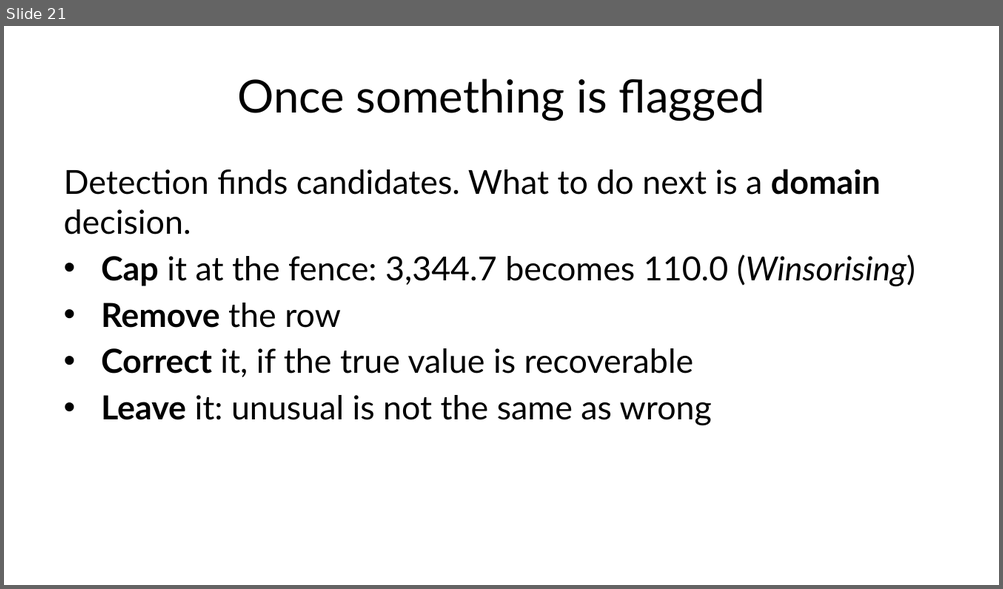
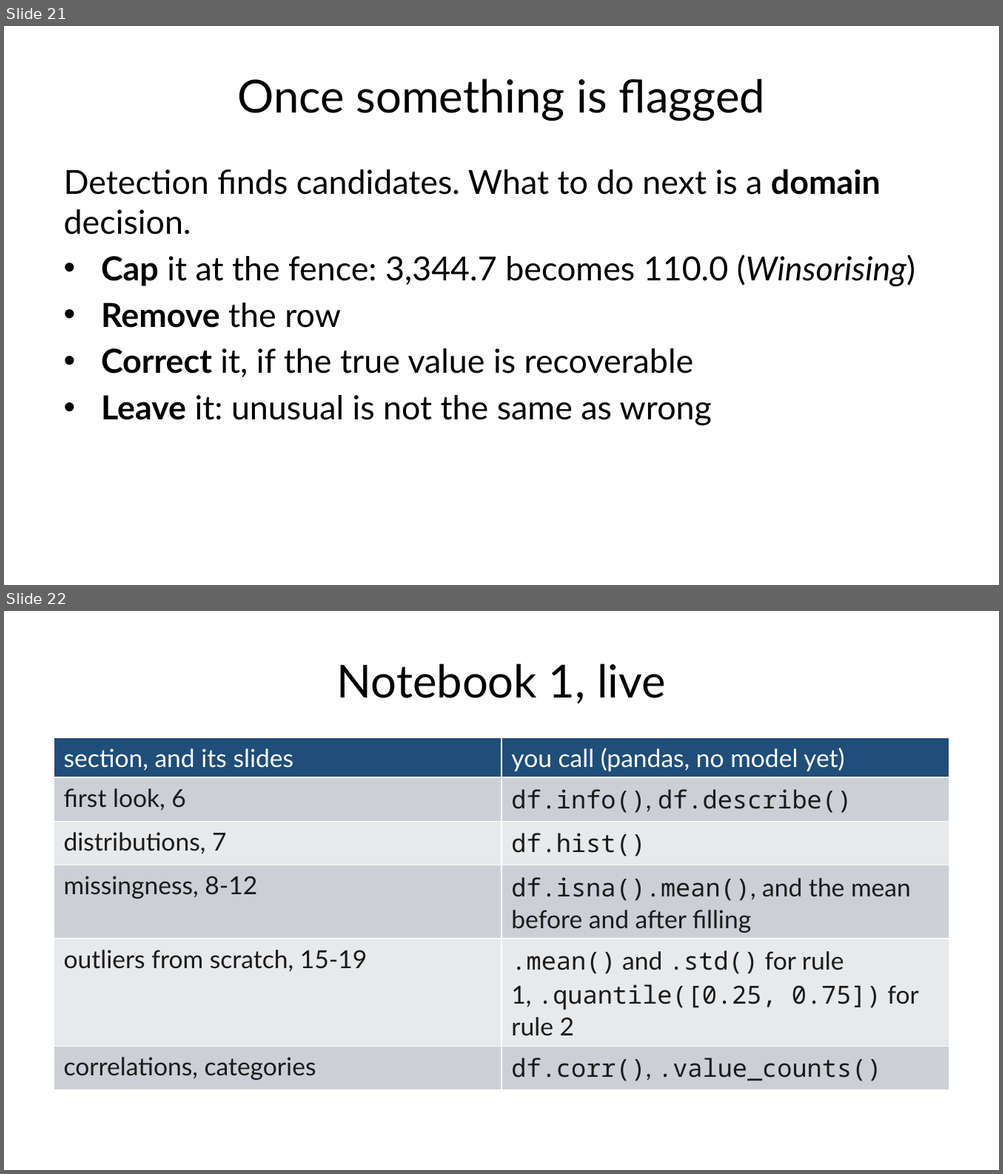
Before and after one commit to fabioantonini/technologies-for-artificial-intelligence, a slide deck: Lessons/02_data_exploration_and_preparation/Slides/data_exploration_and_preparation_slides.pptx. Shown one above the other, each under a label of ours: slide 21 before the commit, slides 21 and 22 after it. The pictures are 1003x589 and 1003x1174 pixels, drawn with LibreOffice and Linux fonts; fonts in the diff are those of the drawing; background and template pictures are left out. Boxes give left, top, right and bottom in pixels: in the first picture for what was removed or moved away, otherwise in the second. Text is boxed around its words. In the diff, an @@ line names an element or a change of style, - is before the commit and + after.

```diff
--- a/Lessons/02_data_exploration_and_preparation/Slides/data_exploration_and_preparation_slides.pptx
+++ b/Lessons/02_data_exploration_and_preparation/Slides/data_exploration_and_preparation_slides.pptx
@@ slide 22 added at <box>4,611,999,1170</box>, background #FFFFFF @@
@@ title added at <box>337,664,666,703</box>, 33 pt, text #1A1A1A @@
+Notebook 1, live
@@ table added at <box>54,738,949,1108</box>, 6 rows, 2 columns @@
+section, and its slides | you call (pandas, no model yet)
+first look, 6 | df.info(), df.describe()
+distributions, 7 | df.hist()
+missingness, 8-12 | df.isna().mean(), and the mean before and after filling
+outliers from scratch, 15-19 | .mean() and .std() for rule 1, .quantile([0.25, 0.75]) for rule 2
+correlations, categories | df.corr(), .value_counts()
```
Also in this commit, not shown: 6 slides changed, 1 other slide added, 2 slides removed, 2 other files.
